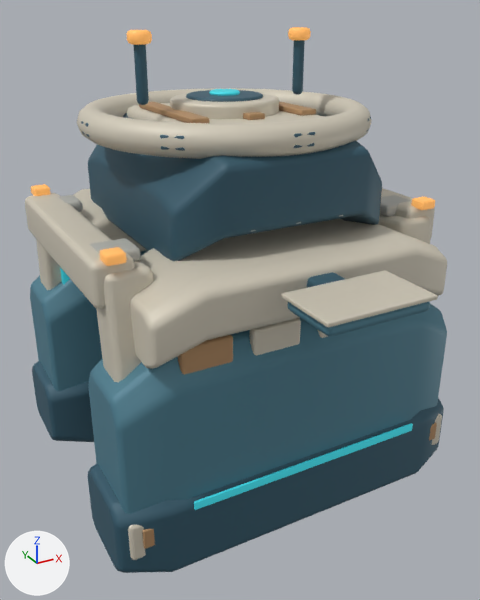
The Blender file space-battleship/art_sources/planet_facilities_v5/auto_explore.blend: old version first, new version second.
One viewpoint serves both versions: a 50 mm lens placed at (-1.99, -3.81, 2.45), pointed at (0.03, -0.14, 0.61). The lights are fixed; the arrows at lower left show +X, +Y and +Z. The first picture is the older version.

In view in the first picture: 'Buried continuous power slit', 'Central docking rim', 'Continuous deep load cheek', 'Continuous deep load cheek.001', 'Cross portal armored lintel', 'Ivory solar vane border', 'Portal ivory load upright', 'Station elevated command hull', 'Tapered station pressure wall', 'Tapered station pressure wall.001', 'Turning observation annulus', 'Upper ivory side armor' and 31 more.
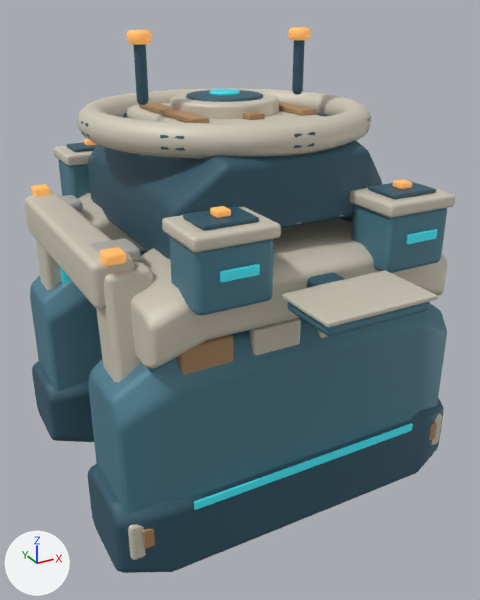
Pixel boxes [x1, y1, x2, y2] of what changed, in the pictures (480 x 600 px):
'Wall borne avionics block', added (cyan)
    after: [169, 236, 274, 315]
'Wall borne avionics block.001', added (cyan)
    after: [351, 204, 447, 273]
'Avionics ivory upper armor', added (pale yellow)
    after: [162, 207, 281, 252]
'Avionics ivory upper armor.001', added (pale yellow)
    after: [350, 181, 455, 218]
'Avionics dark top inset', added (dark blue)
    after: [183, 206, 259, 230]
'Wall borne avionics block.002', added (cyan)
    after: [58, 160, 90, 199]
'Avionics dark top inset.001', added (dark blue)
    after: [368, 181, 436, 199]
'Avionics ivory upper armor.002', added (pale yellow)
    after: [53, 146, 93, 166]
'Avionics cyan guide', added (cyan)
    after: [220, 264, 260, 282]
'Avionics cyan guide.001', added
    after: [406, 229, 437, 244]
'Avionics amber status', added
    after: [210, 206, 231, 218]
'Avionics dark top inset.002', added
    after: [66, 143, 96, 152]
'Avionics amber status.001', added
    after: [393, 179, 412, 189]
'Avionics amber status.002', added
    after: [84, 139, 97, 146]

The change, as a diff of the scene's bpy script:
```diff
--- a/space-battleship/art_sources/planet_facilities_v5/auto_explore.blend.py
+++ b/space-battleship/art_sources/planet_facilities_v5/auto_explore.blend.py
@@ ob_avionics_amber_status_002 @@
+ob_avionics_amber_status_002 = bpy.data.objects.new('Avionics amber status.002', me_cube_090)  # 56 vertices, 54 faces; spans x -0.04..0.04, y -0.04..0.04, z -0.0175..0.0175; in mat_station_amber_beacons (orange #f5ad5d, glowing orange #f5ad5d)
+ob_avionics_amber_status_002.parent = ob_facility
+ob_avionics_amber_status_002.location = (-0.57, 1.04, 1.55)
@@ ob_avionics_dark_top_inset_002 @@
+ob_avionics_dark_top_inset_002 = bpy.data.objects.new('Avionics dark top inset.002', me_cube_088_1)  # 56 vertices, 54 faces; spans x -0.15..0.15, y -0.115..0.115, z -0.012..0.012; in mat_station_deep_pressure_hull (dark blue #355b6c)
+ob_avionics_dark_top_inset_002.parent = ob_facility
+ob_avionics_dark_top_inset_002.location = (-0.57, 1.04, 1.52)
@@ ob_avionics_ivory_upper_armor_002 @@
+ob_avionics_ivory_upper_armor_002 = bpy.data.objects.new('Avionics ivory upper armor.002', me_cube_087_1)  # 56 vertices, 54 faces; spans x -0.235..0.235, y -0.19..0.19, z -0.038..0.038; in mat_station_warm_load_armor (pale yellow #d4cdbc)
+ob_avionics_ivory_upper_armor_002.parent = ob_facility
+ob_avionics_ivory_upper_armor_002.location = (-0.57, 1.04, 1.47)
@@ ob_wall_borne_avionics_block_002 @@
+ob_wall_borne_avionics_block_002 = bpy.data.objects.new('Wall borne avionics block.002', me_cube_086_1)  # 56 vertices, 54 faces; spans x -0.215..0.215, y -0.17..0.17, z -0.175..0.175; in mat_station_blue_structural_steel (cyan #508193)
+ob_wall_borne_avionics_block_002.parent = ob_facility
+ob_wall_borne_avionics_block_002.location = (-0.57, 1.04, 1.27)
@@ ob_avionics_amber_status_001 @@
+ob_avionics_amber_status_001 = bpy.data.objects.new('Avionics amber status.001', me_cube_090.copy())
+ob_avionics_amber_status_001.parent = ob_facility
+ob_avionics_amber_status_001.location = (0.57, -1.04, 1.55)
@@ ob_avionics_cyan_guide_001 @@
+ob_avionics_cyan_guide_001 = bpy.data.objects.new('Avionics cyan guide.001', me_cube_080_1)  # 56 vertices, 54 faces; spans x -0.105..0.105, y -0.009..0.009, z -0.028..0.028; in mat_station_inset_cyan_power (cyan #38c5d1, glowing cyan #38c5d1)
+ob_avionics_cyan_guide_001.parent = ob_facility
+ob_avionics_cyan_guide_001.location = (0.57, -1.235, 1.3)
@@ ob_avionics_dark_top_inset_001 @@
+ob_avionics_dark_top_inset_001 = bpy.data.objects.new('Avionics dark top inset.001', me_cube_088_1.copy())
+ob_avionics_dark_top_inset_001.parent = ob_facility
+ob_avionics_dark_top_inset_001.location = (0.57, -1.04, 1.52)
@@ ob_avionics_ivory_upper_armor_001 @@
+ob_avionics_ivory_upper_armor_001 = bpy.data.objects.new('Avionics ivory upper armor.001', me_cube_087_1.copy())
+ob_avionics_ivory_upper_armor_001.parent = ob_facility
+ob_avionics_ivory_upper_armor_001.location = (0.57, -1.04, 1.47)
@@ ob_wall_borne_avionics_block_001 @@
+ob_wall_borne_avionics_block_001 = bpy.data.objects.new('Wall borne avionics block.001', me_cube_086_1.copy())
+ob_wall_borne_avionics_block_001.parent = ob_facility
+ob_wall_borne_avionics_block_001.location = (0.57, -1.04, 1.27)
@@ ob_avionics_amber_status @@
+ob_avionics_amber_status = bpy.data.objects.new('Avionics amber status', me_cube_090.copy())
+ob_avionics_amber_status.parent = ob_facility
+ob_avionics_amber_status.location = (-0.57, -1.04, 1.55)
@@ ob_avionics_cyan_guide @@
+ob_avionics_cyan_guide = bpy.data.objects.new('Avionics cyan guide', me_cube_080_1.copy())
+ob_avionics_cyan_guide.parent = ob_facility
+ob_avionics_cyan_guide.location = (-0.57, -1.235, 1.3)
@@ ob_avionics_dark_top_inset @@
+ob_avionics_dark_top_inset = bpy.data.objects.new('Avionics dark top inset', me_cube_088_1.copy())
+ob_avionics_dark_top_inset.parent = ob_facility
+ob_avionics_dark_top_inset.location = (-0.57, -1.04, 1.52)
@@ ob_avionics_ivory_upper_armor @@
+ob_avionics_ivory_upper_armor = bpy.data.objects.new('Avionics ivory upper armor', me_cube_087_1.copy())
+ob_avionics_ivory_upper_armor.parent = ob_facility
+ob_avionics_ivory_upper_armor.location = (-0.57, -1.04, 1.47)
@@ ob_wall_borne_avionics_block @@
+ob_wall_borne_avionics_block = bpy.data.objects.new('Wall borne avionics block', me_cube_086_1.copy())
+ob_wall_borne_avionics_block.parent = ob_facility
+ob_wall_borne_avionics_block.location = (-0.57, -1.04, 1.27)
```
